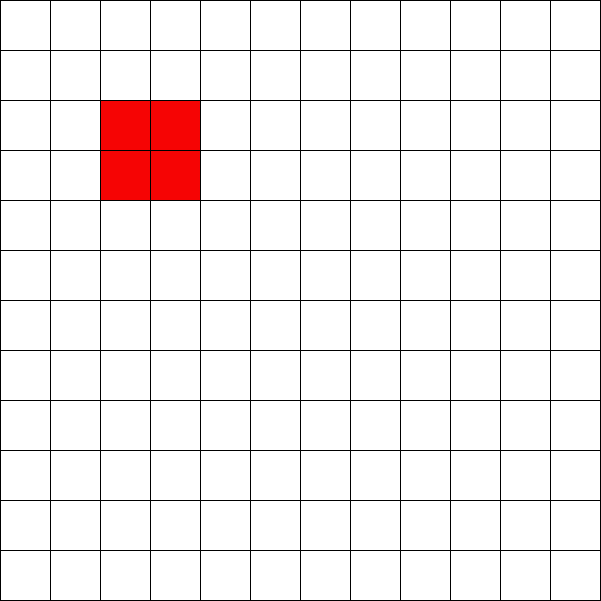
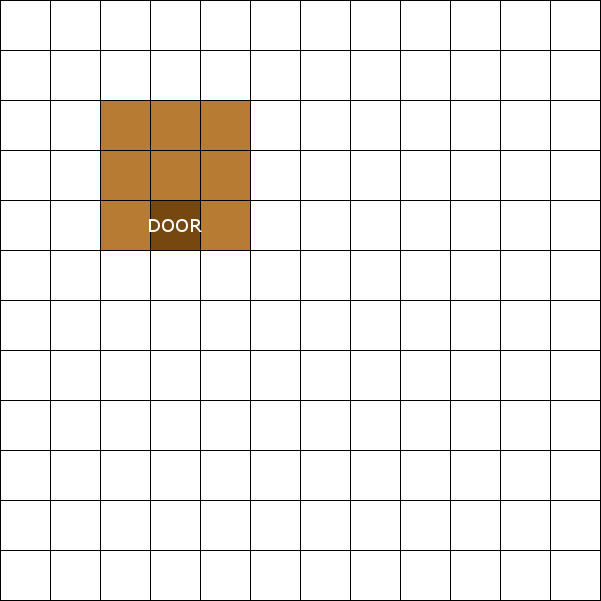
The second w=601, h=601 image is a revision of the first. Changes to its layers:
added layer "DOOR" above "Background copy" over <box>150,219,202,232</box>
painted on "Background copy" over <box>101,101,250,250</box>
